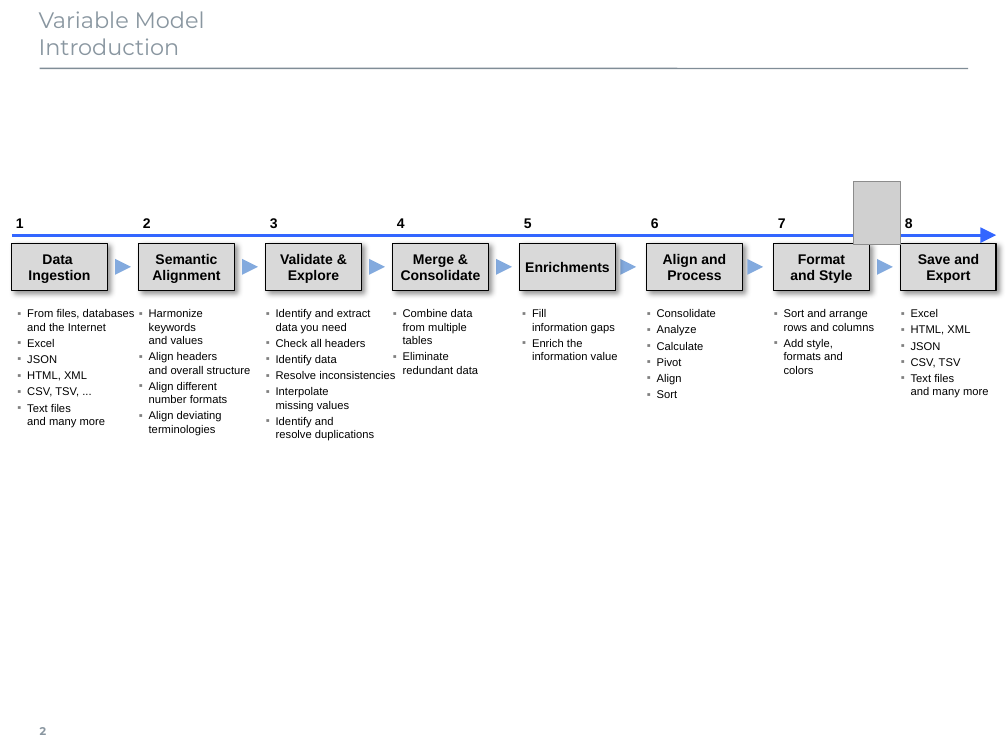
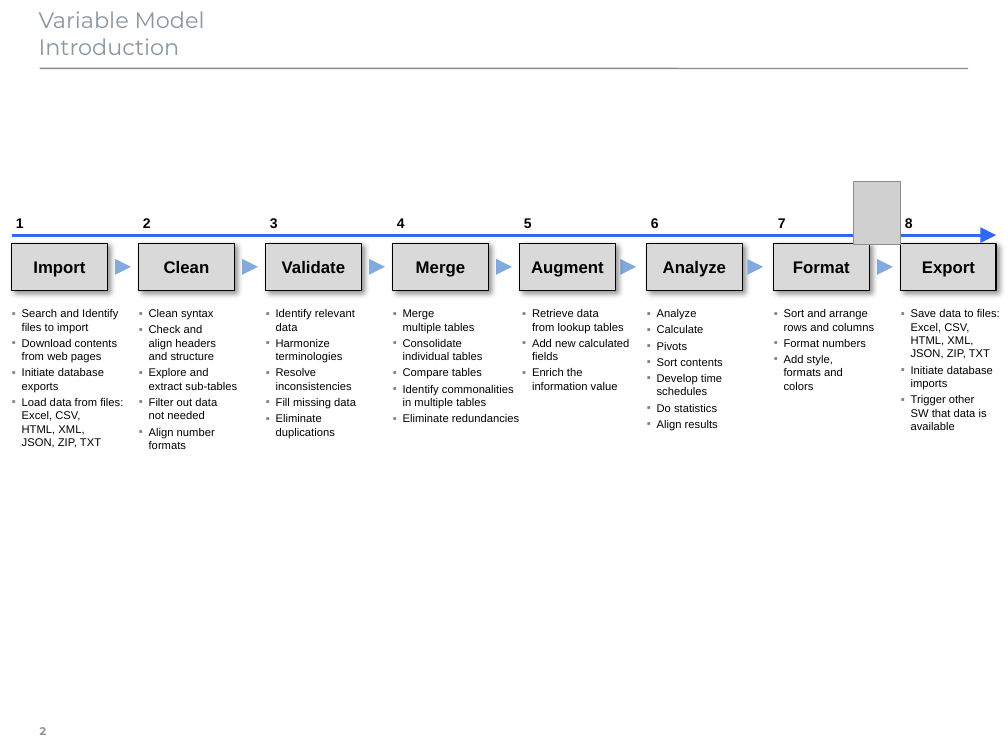
Before and after one commit to georgzurbonsen/B4P_Docu_Maker, a slide deck: slide 2 of source-docs/B4P Illustrations.pptx. Drawn at 1008x756 pixels with LibreOffice and Linux fonts; fonts in the diff are those of the drawing; grey boxes stand for pictures. Boxes give left, top, right and bottom in pixels: in the first picture for what was removed or moved away, otherwise in the second. Text is boxed around its words. In the diff, an @@ line names an element or a change of style, - is before the commit and + after.

```diff
--- a/source-docs/B4P Illustrations.pptx
+++ b/source-docs/B4P Illustrations.pptx
@@ text in rectangle at [33, 261, 85, 277]: text changed; size 10 to 12 pt @@
-Data
-Ingestion
+Import
@@ text in rectangle at [164, 261, 210, 273]: text changed; size 10 to 12 pt @@
-Semantic
-Alignment
+Clean
@@ text in rectangle at [282, 261, 345, 273]: text changed; size 10 to 12 pt @@
-Validate &
-Explore
+Validate
@@ text in rectangle at [416, 261, 465, 277]: text changed; size 10 to 12 pt @@
-Merge &
-Consolidate
+Merge
@@ text in rectangle at [531, 261, 604, 277]: text changed; size 10 to 12 pt @@
-Enrichments
+Augment
@@ text in rectangle at [663, 261, 726, 277]: text changed; size 10 to 12 pt @@
-Align and
-Process
+Analyze
@@ text in rectangle at [793, 261, 850, 273]: text changed; size 10 to 12 pt @@
-Format
-and Style
+Format
@@ rectangle "Export" at [901, 243, 996, 290]: size 10 to 12 pt @@
@@ text in rectangle at [918, 254, 979, 264]: paragraph removed @@
-Save and
@@ text at [22, 309, 123, 448]: text changed @@
-▪ From files, databases
-  and the Internet
-▪ Excel
-▪ JSON
-▪ HTML, XML
-▪ CSV, TSV, ...
-▪ Text files
-  and many more
+▪ Search and Identify
+  files to import
+▪ Download contents
+  from web pages
+▪ Initiate database
+  exports
+▪ Load data from files:
+  Excel, CSV,
+  HTML, XML,
+  JSON, ZIP, TXT
@@ text at [149, 309, 237, 449]: text changed @@
-▪ Harmonize
-  keywords
-  and values
-▪ Align headers
-  and overall structure
-▪ Align different
-  number formats
-▪ Align deviating
-  terminologies
+▪ Clean syntax
+▪ Check and
+  align headers
+  and structure
+▪ Explore and
+  extract sub-tables
+▪ Filter out data
+  not needed
+▪ Align number
+  formats
@@ text at [276, 309, 355, 363]: text changed @@
-▪ Identify and extract
-  data you need
-▪ Check all headers
-▪ Identify data
+▪ Identify relevant
+  data
+▪ Harmonize
+  terminologies
@@ text at [403, 309, 519, 422]: text changed @@
-▪ Combine data
-  from multiple
-  tables
-▪ Eliminate
-  redundant data
+▪ Merge
+  multiple tables
+▪ Consolidate
+  individual tables
+▪ Compare tables
+▪ Identify commonalities
+  in multiple tables
+▪ Eliminate redundancies
@@ text at [532, 309, 630, 360]: text changed @@
-▪ Fill
-  information gaps
+▪ Retrieve data
+  from lookup tables
+▪ Add new calculated
+  fields
@@ text at [657, 309, 716, 317]: paragraph removed @@
-▪ Consolidate
@@ text at [911, 309, 1000, 430]: text changed @@
-▪ Excel
-▪ HTML, XML
-▪ JSON
-▪ CSV, TSV
-▪ Text files
-  and many more
+▪ Save data to files:
+  Excel, CSV,
+  HTML, XML,
+  JSON, ZIP, TXT
+▪ Initiate database
+  imports
+▪ Trigger other
+  SW that data is
+  available
@@ text at [657, 342, 722, 430]: text changed @@
-▪ Pivot
-▪ Align
-▪ Sort
+▪ Pivots
+▪ Sort contents
+▪ Develop time
+  schedules
+▪ Do statistics
+▪ Align results
@@ text at [784, 339, 866, 347]: paragraph added @@
+▪ Format numbers
@@ text at [276, 398, 356, 438]: text changed @@
-▪ Interpolate
-  missing values
-▪ Identify and
-  resolve duplications
+▪ Fill missing data
+▪ Eliminate
+  duplications
```
Also in this commit, not shown: 16 other files.
